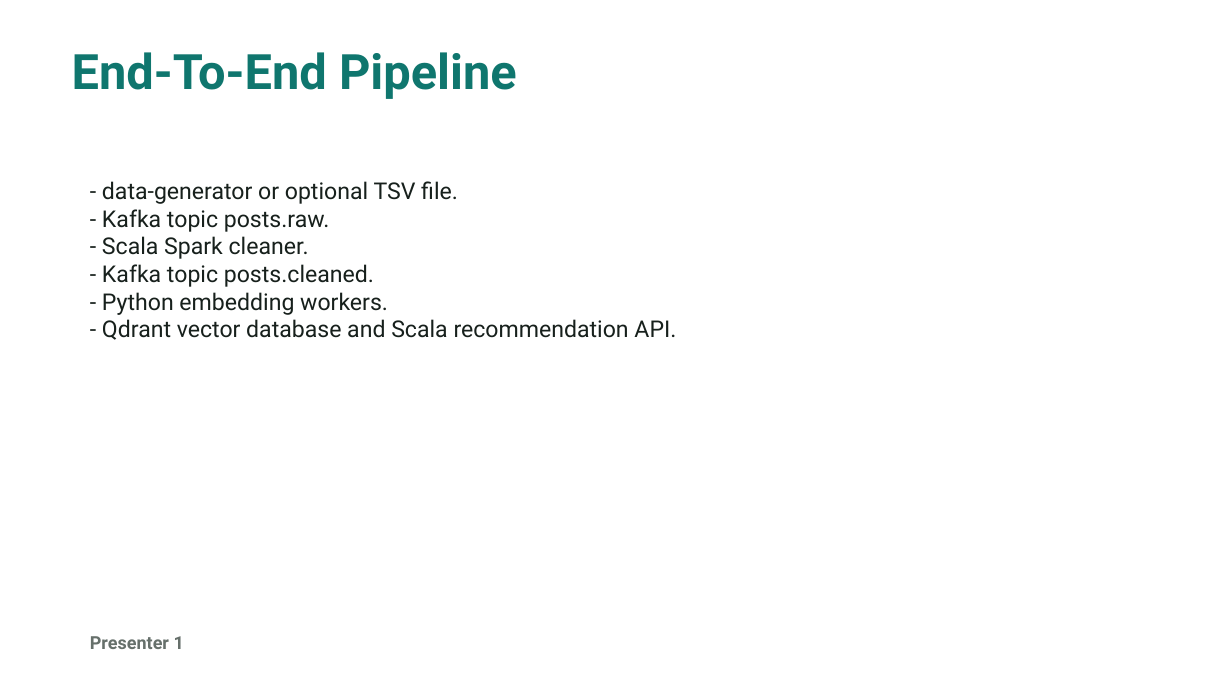
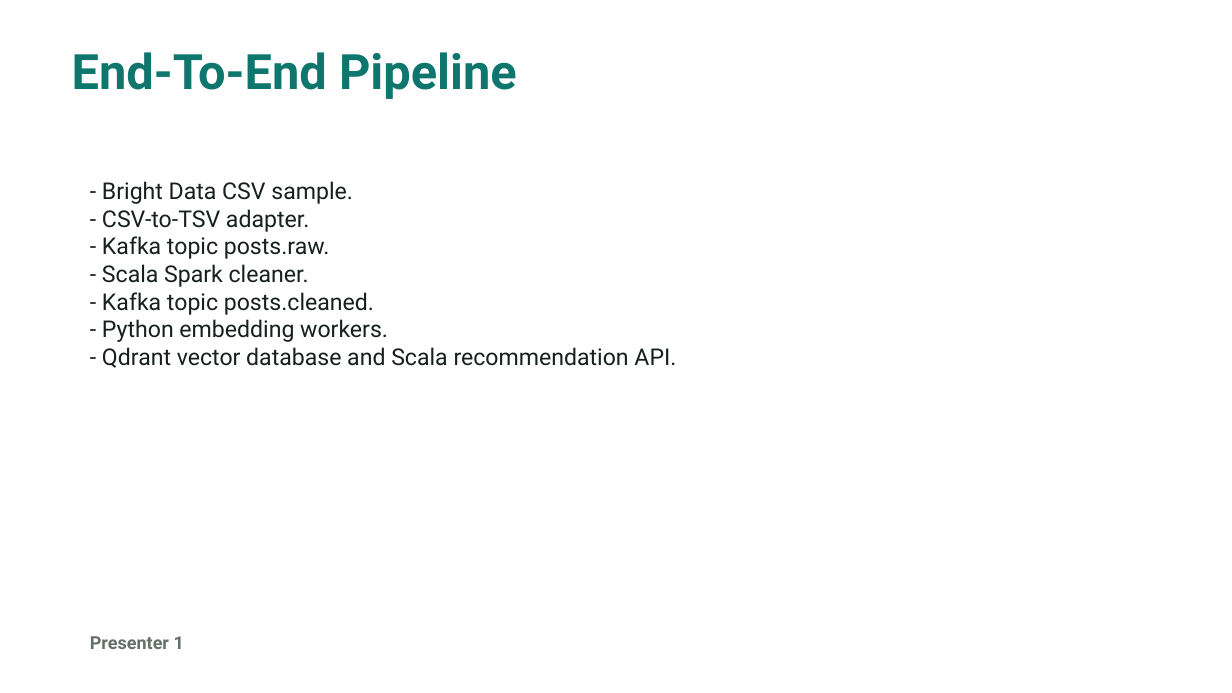
Before and after one commit to mrnhtyzgld/DsitribuTweet, a slide deck: slide 7 of docs/distributweet_final_presentation.pptx. Drawn at 1232x693 pixels with LibreOffice and Linux fonts; fonts in the diff are those of the drawing. Boxes give left, top, right and bottom in pixels: in the first picture for what was removed or moved away, otherwise in the second. Text is boxed around its words. In the diff, an @@ line names an element or a change of style, - is before the commit and + after.

Commit message:
Switch demo dataset to Bright Data Twitter X sample

```diff
--- a/docs/distributweet_final_presentation.pptx
+++ b/docs/distributweet_final_presentation.pptx
@@ text at (102, 181, 353, 232): text changed @@
-- data-generator or optional TSV file.
+- Bright Data CSV sample.
+- CSV-to-TSV adapter.
```
Also in this commit, not shown: 6 other slides changed, 1 slide added, 1 slide removed, 23 other files.
